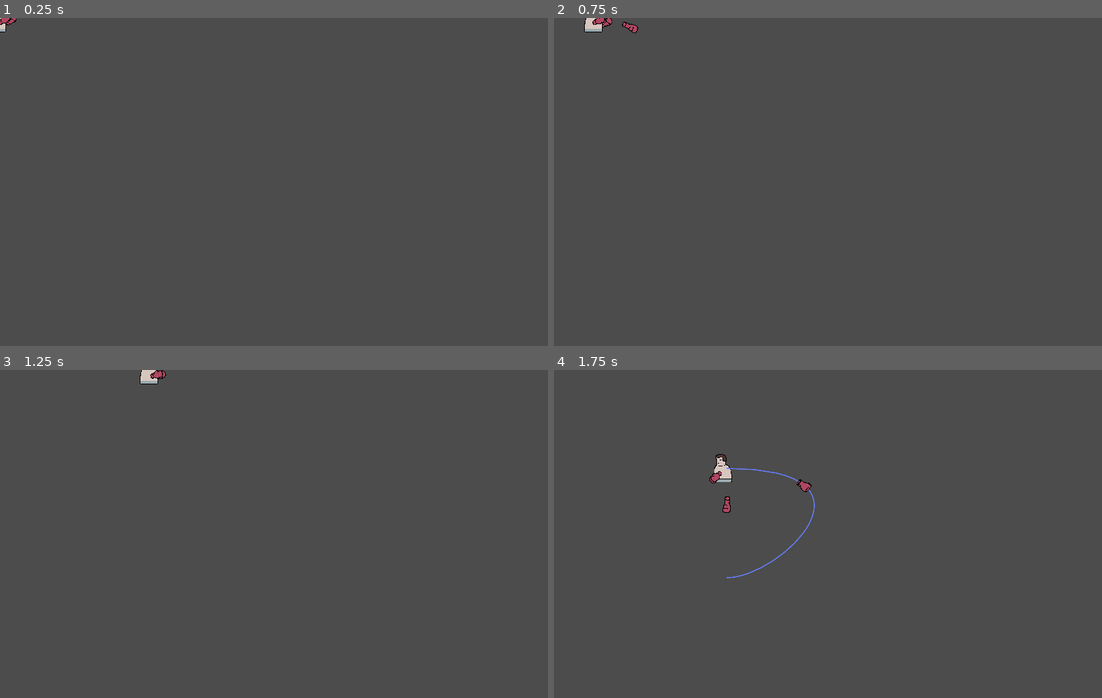
Above: before the commit, frames 1-4 (two rows, left to right).
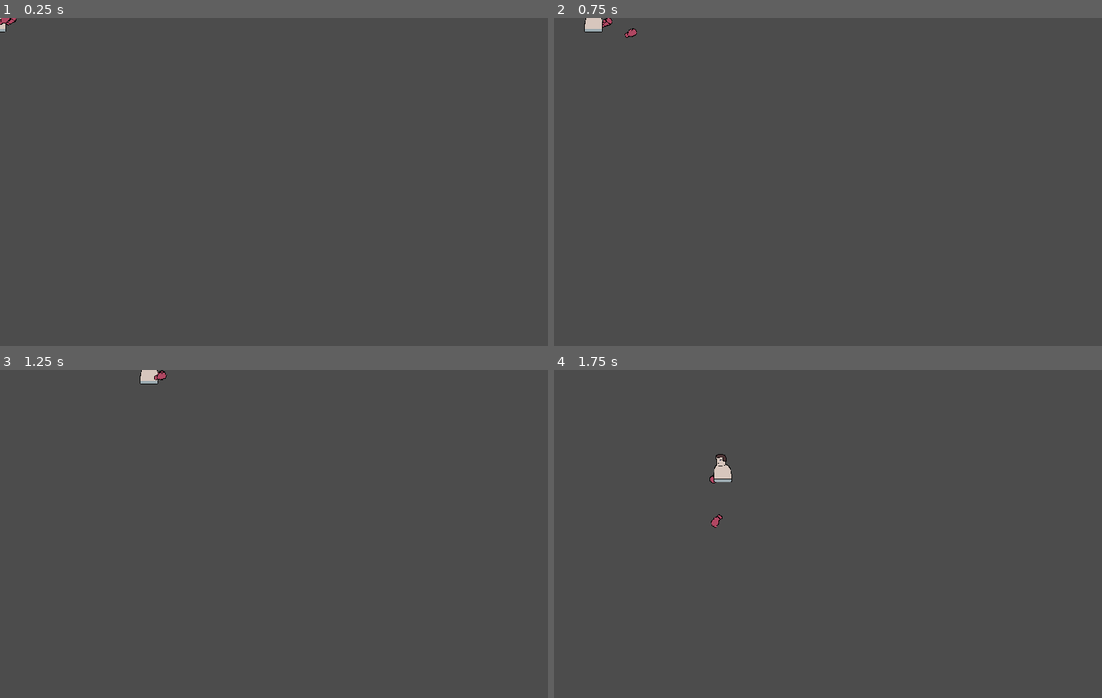
Above: after the commit, the same moments.

Repository: K-Win/BoxBox
Game: Godot game, scene res://Scenes/Player.tscn
Same seed, same stepped clock (60 frames per second), same inputs: the game is played once before the commit and once after it. This scene is started directly instead of the project's main scene.
Inputs (mouse positions are in pixels of both pictures, inside the frame that each line leads up to):
- Up to frame 1 (0.25 s): no input
- Up to frame 2 (0.75 s): tap Enter at 0.5 s; move the mouse to (948, 165) at 0.52 s; hold D (move_right) from 0.53 s (still down); click (948, 165) at 0.6 s
- Up to frame 3 (1.25 s): keep holding D (move_right)
- Up to frame 4 (1.75 s): move the mouse to (718, 550) at 1.27 s; release D (move_right) at 1.28 s; hold S (move_down) from 1.28 s (still down); right-click (718, 550) at 1.35 s; click (718, 550) at 1.55 s

Frame 1 is identical in both runs. In frame 2, 0.1% of the frame differs, in the area x 7-16%, y 0-7%; in frame 3, less than 0.1%; in frame 4, 0.4%, in the area x 28-48%, y 29-64%.

Commit message:
rewrote jab
old scenes and script are still there... surely i will refactor later...

Diff:
--- a/Scenes/Enemy.tscn
+++ b/Scenes/Enemy.tscn
@@ -29,8 +29,8 @@
 } ]
 
 [node name="Enemy" type="KinematicBody2D"]
-collision_layer = 3
-collision_mask = 3
+collision_layer = 7
+collision_mask = 7
 script = ExtResource( 3 )
 
 [node name="AnimatedSprite" type="AnimatedSprite" parent="."]
@@ -42,8 +42,8 @@
 polygon = PoolVector2Array( -12, -8, -12, -21, -7, -26, 2, -26, 6, -22, 6, -8, 10, -1, 10, 25, -22, 25, -22, 3 )
 
 [node name="Hitbox" type="Area2D" parent="."]
-collision_layer = 3
-collision_mask = 3
+collision_layer = 7
+collision_mask = 7
 
 [node name="CollisionPolygon2D" type="CollisionPolygon2D" parent="Hitbox"]
 polygon = PoolVector2Array( -12, -8, -12, -21, -7, -26, 2, -26, 6, -22, 6, -8, 10, -1, 10, 25, -22, 25, -22, 3 )
--- /dev/null
+++ b/Scenes/Glove_Back.tscn
@@ -0,0 +1,64 @@
+[gd_scene load_steps=20 format=2]
+
+[ext_resource path="res://Scripts/Glove.gd" type="Script" id=1]
+[ext_resource path="res://Assets/Boxer_Red/Running/Gloves/Boxer_Red_Glove_Running_Back6.png" type="Texture" id=2]
+[ext_resource path="res://Assets/Boxer_Red/Running/Gloves/Boxer_Red_Glove_Running_Back4.png" type="Texture" id=3]
+[ext_resource path="res://Assets/Boxer_Red/Running/Gloves/Boxer_Red_Glove_Running_Back5.png" type="Texture" id=4]
+[ext_resource path="res://Assets/Boxer_Red/Running/Gloves/Boxer_Red_Glove_Running_Back8.png" type="Texture" id=5]
+[ext_resource path="res://Assets/Boxer_Red/Idle/Gloves/Boxer_Red_Glove_Idle_Back1.png" type="Texture" id=6]
+[ext_resource path="res://Assets/Boxer_Red/Idle/Gloves/Boxer_Red_Glove_Idle_Back4.png" type="Texture" id=7]
+[ext_resource path="res://Assets/Boxer_Red/Running/Gloves/Boxer_Red_Glove_Running_Back2.png" type="Texture" id=8]
+[ext_resource path="res://Assets/Boxer_Red/Running/Gloves/Boxer_Red_Glove_Running_Back3.png" type="Texture" id=9]
+[ext_resource path="res://Assets/Boxer_Red/Running/Gloves/Boxer_Red_Glove_Running_Back7.png" type="Texture" id=10]
+[ext_resource path="res://Assets/Boxer_Red/Idle/Gloves/Boxer_Red_Glove_Idle_Back2.png" type="Texture" id=11]
+[ext_resource path="res://Assets/Boxer_Red/Running/Gloves/Boxer_Red_Glove_Running_Back1.png" type="Texture" id=12]
+[ext_resource path="res://Assets/Boxer_Red/Jab/Boxer_Red_Glove_Jab_back_b1.png" type="Texture" id=13]
+[ext_resource path="res://Assets/Boxer_Red/Jab/Boxer_Red_Glove_Jab_back_b3.png" type="Texture" id=14]
+[ext_resource path="res://Assets/Boxer_Red/Jab/Boxer_Red_Glove_Jab_back_b4.png" type="Texture" id=15]
+[ext_resource path="res://Assets/Boxer_Red/Jab/Boxer_Red_Glove_Jab_back_b2.png" type="Texture" id=16]
+[ext_resource path="res://Assets/Boxer_Red/Idle/Gloves/Boxer_Red_Glove_Idle_Back3.png" type="Texture" id=17]
+
+[sub_resource type="SpriteFrames" id=3]
+animations = [ {
+"frames": [ ExtResource( 6 ), ExtResource( 11 ), ExtResource( 17 ), ExtResource( 7 ) ],
+"loop": true,
+"name": "Idle",
+"speed": 4.0
+}, {
+"frames": [ ExtResource( 13 ), ExtResource( 16 ), ExtResource( 14 ), ExtResource( 15 ) ],
+"loop": false,
+"name": "Jab",
+"speed": 8.0
+}, {
+"frames": [ ExtResource( 12 ), ExtResource( 8 ), ExtResource( 9 ), ExtResource( 3 ), ExtResource( 4 ), ExtResource( 2 ), ExtResource( 10 ), ExtResource( 5 ) ],
+"loop": true,
+"name": "Running",
+"speed": 10.0
+} ]
+
+[sub_resource type="RectangleShape2D" id=4]
+extents = Vector2( 14.2255, 8.62914 )
+
+[node name="Glove_Back" type="Area2D"]
+collision_layer = 2
+collision_mask = 0
+script = ExtResource( 1 )
+
+[node name="Glove" type="AnimatedSprite" parent="."]
+position = Vector2( 12, 0 )
+frames = SubResource( 3 )
+animation = "Idle"
+playing = true
+
+[node name="CollisionShape2D" type="CollisionShape2D" parent="."]
+position = Vector2( 21, -1 )
+shape = SubResource( 4 )
+
+[node name="Jab" type="AudioStreamPlayer2D" parent="."]
+position = Vector2( 12, 0 )
+scale = Vector2( 1.18097, 1.18204 )
+bus = "Effects"
+
+[node name="AnimationPlayer" type="AnimationPlayer" parent="."]
+
+[connection signal="area_entered" from="." to="." method="_on_Glove_Back_area_entered"]
--- /dev/null
+++ b/Scenes/Glove_Front.tscn
@@ -0,0 +1,64 @@
+[gd_scene load_steps=20 format=2]
+
+[ext_resource path="res://Scripts/Glove.gd" type="Script" id=1]
+[ext_resource path="res://Assets/Boxer_Red/Idle/Gloves/Boxer_Red_Glove_Idle_Front3.png" type="Texture" id=2]
+[ext_resource path="res://Assets/Boxer_Red/Idle/Gloves/Boxer_Red_Glove_Idle_Front1.png" type="Texture" id=3]
+[ext_resource path="res://Assets/Boxer_Red/Running/Gloves/Boxer_Red_Glove_Running_Front7.png" type="Texture" id=4]
+[ext_resource path="res://Assets/Boxer_Red/Idle/Gloves/Boxer_Red_Glove_Idle_Front2.png" type="Texture" id=5]
+[ext_resource path="res://Assets/Boxer_Red/Running/Gloves/Boxer_Red_Glove_Running_Front1.png" type="Texture" id=6]
+[ext_resource path="res://Assets/Boxer_Red/Idle/Gloves/Boxer_Red_Glove_Idle_Front4.png" type="Texture" id=7]
+[ext_resource path="res://Assets/Boxer_Red/Running/Gloves/Boxer_Red_Glove_Running_Front6.png" type="Texture" id=8]
+[ext_resource path="res://Assets/Boxer_Red/Running/Gloves/Boxer_Red_Glove_Running_Front8.png" type="Texture" id=9]
+[ext_resource path="res://Assets/Boxer_Red/Running/Gloves/Boxer_Red_Glove_Running_Front4.png" type="Texture" id=10]
+[ext_resource path="res://Assets/Boxer_Red/Running/Gloves/Boxer_Red_Glove_Running_Front2.png" type="Texture" id=11]
+[ext_resource path="res://Assets/Boxer_Red/Running/Gloves/Boxer_Red_Glove_Running_Front5.png" type="Texture" id=12]
+[ext_resource path="res://Assets/Boxer_Red/Running/Gloves/Boxer_Red_Glove_Running_Front3.png" type="Texture" id=13]
+[ext_resource path="res://Assets/Boxer_Red/Jab/Boxer_Red_Glove_Jab1.png" type="Texture" id=14]
+[ext_resource path="res://Assets/Boxer_Red/Jab/Boxer_Red_Glove_Jab3.png" type="Texture" id=15]
+[ext_resource path="res://Assets/Boxer_Red/Jab/Boxer_Red_Glove_Jab4.png" type="Texture" id=16]
+[ext_resource path="res://Assets/Boxer_Red/Jab/Boxer_Red_Glove_Jab2.png" type="Texture" id=17]
+
+[sub_resource type="SpriteFrames" id=1]
+animations = [ {
+"frames": [ ExtResource( 3 ), ExtResource( 5 ), ExtResource( 2 ), ExtResource( 7 ) ],
+"loop": true,
+"name": "Idle",
+"speed": 4.0
+}, {
+"frames": [ ExtResource( 14 ), ExtResource( 17 ), ExtResource( 15 ), ExtResource( 16 ) ],
+"loop": false,
+"name": "Jab",
+"speed": 8.0
+}, {
+"frames": [ ExtResource( 6 ), ExtResource( 11 ), ExtResource( 13 ), ExtResource( 10 ), ExtResource( 12 ), ExtResource( 8 ), ExtResource( 4 ), ExtResource( 9 ) ],
+"loop": true,
+"name": "Running",
+"speed": 10.0
+} ]
+
+[sub_resource type="RectangleShape2D" id=2]
+extents = Vector2( 14.2255, 8.62914 )
+
+[node name="Glove_Front" type="Area2D"]
+collision_layer = 2
+collision_mask = 0
+script = ExtResource( 1 )
+
+[node name="Glove" type="AnimatedSprite" parent="."]
+position = Vector2( 12, 0 )
+scale = Vector2( 0.984145, 0.985034 )
+z_index = 1
+frames = SubResource( 1 )
+animation = "Idle"
+playing = true
+
+[node name="CollisionShape2D" type="CollisionShape2D" parent="."]
+position = Vector2( 14, 0 )
+shape = SubResource( 2 )
+
+[node name="Jab" type="AudioStreamPlayer2D" parent="."]
+position = Vector2( 12, 0 )
+scale = Vector2( 1.18097, 1.18204 )
+bus = "Effects"
+
+[connection signal="area_entered" from="." to="." method="_on_Glove_Front_area_entered"]
--- a/Scenes/HUD.tscn
+++ b/Scenes/HUD.tscn
@@ -55,7 +55,7 @@
 margin_right = 1000.0
 margin_bottom = 24.0
 theme = SubResource( 4 )
-value = 10.0
+value = 100.0
 
 [node name="Exp" type="ProgressBar" parent="Container"]
 margin_top = 28.0
--- a/Scenes/Player.tscn
+++ b/Scenes/Player.tscn
@@ -46,6 +46,8 @@
 [ext_resource path="res://Audio/Jabs/Jab.wav" type="AudioStream" id=44]
 [ext_resource path="res://Audio/Jabs/Jab1.wav" type="AudioStream" id=45]
 [ext_resource path="res://Audio/Jabs/Jab4.wav" type="AudioStream" id=46]
+[ext_resource path="res://Scenes/Glove_Front.tscn" type="PackedScene" id=47]
+[ext_resource path="res://Scenes/Glove_Back.tscn" type="PackedScene" id=48]
 
 [sub_resource type="SpriteFrames" id=2]
 animations = [ {
@@ -96,21 +98,26 @@
 [node name="Gloves" type="Node2D" parent="."]
 position = Vector2( -5, 0 )
 
-[node name="Glove_Back" type="AnimatedSprite" parent="Gloves"]
+[node name="Glove_Back3" type="AnimatedSprite" parent="Gloves"]
+visible = false
 position = Vector2( 12, 0 )
 frames = SubResource( 2 )
-animation = "Running"
-frame = 4
+animation = "Idle"
+frame = 3
 playing = true
 
-[node name="Glove_Front" type="AnimatedSprite" parent="Gloves"]
+[node name="Glove_Back" parent="Gloves" instance=ExtResource( 48 )]
+
+[node name="Glove_Front3" type="AnimatedSprite" parent="Gloves"]
+visible = false
 position = Vector2( 12, 0 )
 scale = Vector2( 0.984145, 0.985034 )
 z_index = 1
 frames = SubResource( 3 )
-animation = "Running"
-frame = 7
+animation = "Idle"
 playing = true
+
+[node name="Glove_Front" parent="Gloves" instance=ExtResource( 47 )]
 
 [node name="Glovespawn" type="Position2D" parent="Gloves"]
 position = Vector2( 15, 0 )
@@ -118,7 +125,7 @@
 [node name="Body" type="AnimatedSprite" parent="."]
 frames = SubResource( 1 )
 animation = "Idle"
-frame = 1
+frame = 2
 playing = true
 __meta__ = {
 "_edit_lock_": true
--- /dev/null
+++ b/Scripts/Glove.gd
@@ -0,0 +1,51 @@
+extends Area2D
+
+var animation
+var maxdistance = 150
+var speed = 500.0
+var startpos = Vector2.ZERO
+var flag_jab = false
+var flag_omw = false
+
+func _ready():
+	startpos = position
+
+func _physics_process(delta):
+	if flag_jab:
+		var dist = abs(cartesian2polar(position.x - startpos.x, position.y - startpos.y).x)
+		if !flag_omw:
+			var dir = Vector2.RIGHT.rotated(rotation)
+			position += speed * dir * delta
+			if dist > maxdistance:
+				flag_omw = true
+				$Glove.play("Jab",true)
+		else:
+			var dir = Vector2.LEFT.rotated(-rotation)
+			position += speed * dir * delta
+			if dist < 10:
+				_reset_gloves()
+				flag_omw = false
+
+
+func jab():
+	flag_jab = true
+	$Glove.play("Jab")
+
+func set_anim(anim):
+	if !flag_jab:
+		$Glove.animation = anim
+
+func set_flip_v(bar):
+	$Glove.flip_v = bar
+
+
+func _on_Glove_Front_area_entered(_area):
+	_reset_gloves()
+
+func _on_Glove_Back_area_entered(_area):
+	_reset_gloves()
+
+func _reset_gloves():
+	flag_jab = false
+	position = startpos
+	set_anim("Idle")
--- a/Scripts/Player.gd
+++ b/Scripts/Player.gd
@@ -68,33 +68,37 @@
 
 func set_anim(anim):
 	$Body.animation = anim
-	$Gloves/Glove_Front.animation = anim
-	$Gloves/Glove_Back.animation = anim
+	$Gloves/Glove_Front.set_anim(anim)
+	$Gloves/Glove_Back.set_anim(anim)
 
 func flip_anim():
 	if mouse_pos > position and is_flipped:
 		$Body.flip_h = false
-		$Gloves/Glove_Front.flip_v = false
-		$Gloves/Glove_Back.flip_v = false
+		$Gloves/Glove_Front.set_flip_v(false)
+		$Gloves/Glove_Back.set_flip_v(false)
 		is_flipped = false
 	elif mouse_pos < position and !is_flipped:
 		$Body.flip_h = true
-		$Gloves/Glove_Front.flip_v = true
-		$Gloves/Glove_Back.flip_v = true
+		$Gloves/Glove_Front.set_flip_v(true)
+		$Gloves/Glove_Back.set_flip_v(true)
 		is_flipped = true
 
 func jab():
-	if jab_scene:
-		if jab_f != true:
-			jab_f = true
-			#sprite wechseln
-		var jab = jab_scene.instance()
-
-		add_child(jab)
-		jab.position = $Gloves/Glovespawn.position
-		jab.rotation = self.global_position.direction_to(get_global_mouse_position()).angle()
-		jab_timer.start()
-		$RandomJabSFXPlayer.play_random()
+	if $Gloves/Glove_Front.flag_jab == false:
+		$Gloves/Glove_Front.jab()
+	elif $Gloves/Glove_Back.flag_jab == false:
+		$Gloves/Glove_Back.jab()
+#	if jab_scene:
+#		if jab_f != true:
+#			jab_f = true
+#			#sprite wechseln
+#		var jab = jab_scene.instance()
+#
+#		add_child(jab)
+#		jab.position = $Gloves/Glovespawn.position
+#		jab.rotation = self.global_position.direction_to(get_global_mouse_position()).angle()
+#		jab_timer.start()
+#		$RandomJabSFXPlayer.play_random()
 
 func hook():
 	if hook_scene:
Not shown, removed: .mono/metadata/ide_messaging_meta.txt
Binary file added: Assets/Boxer_Red/Boxer_Red_Glove_Jab.aseprite
Binary file added: Assets/Boxer_Red/Boxer_Red_Glove_Jab_back.aseprite
Binary file added: Assets/Boxer_Red/Jab/Boxer_Red_Glove_Jab1.png
Not shown, added: Assets/Boxer_Red/Jab/Boxer_Red_Glove_Jab1.png.import
Binary file added: Assets/Boxer_Red/Jab/Boxer_Red_Glove_Jab2.png
Not shown, added: Assets/Boxer_Red/Jab/Boxer_Red_Glove_Jab2.png.import
Binary file added: Assets/Boxer_Red/Jab/Boxer_Red_Glove_Jab3.png
Not shown, added: Assets/Boxer_Red/Jab/Boxer_Red_Glove_Jab3.png.import
Binary file added: Assets/Boxer_Red/Jab/Boxer_Red_Glove_Jab4.png
Not shown, added: Assets/Boxer_Red/Jab/Boxer_Red_Glove_Jab4.png.import
Binary file added: Assets/Boxer_Red/Jab/Boxer_Red_Glove_Jab_back_b1.png
(and 8 more such lines)
